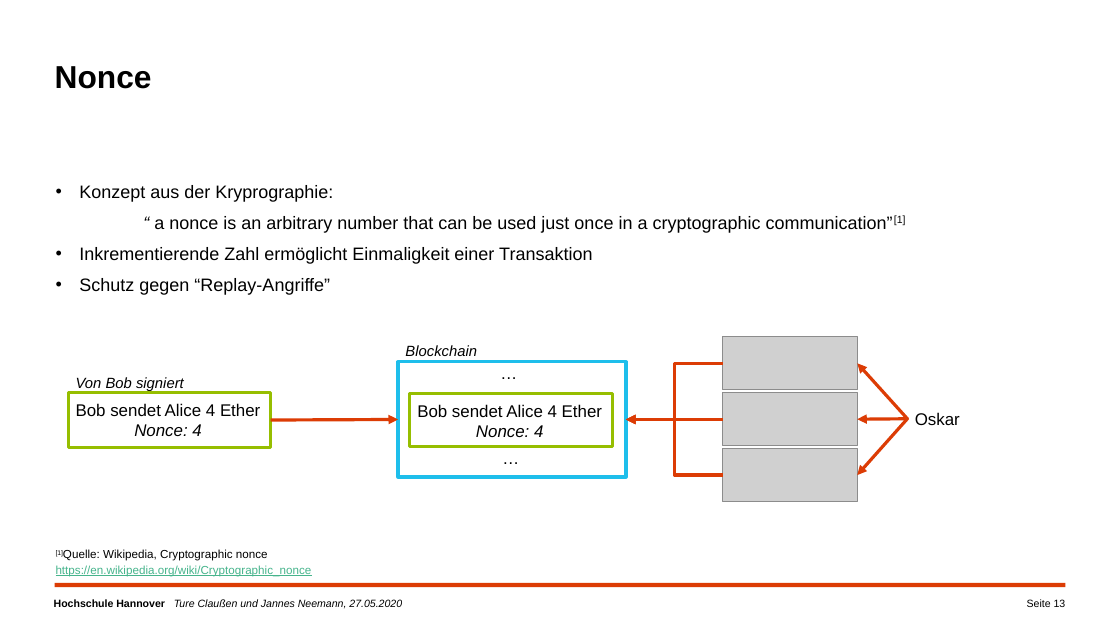
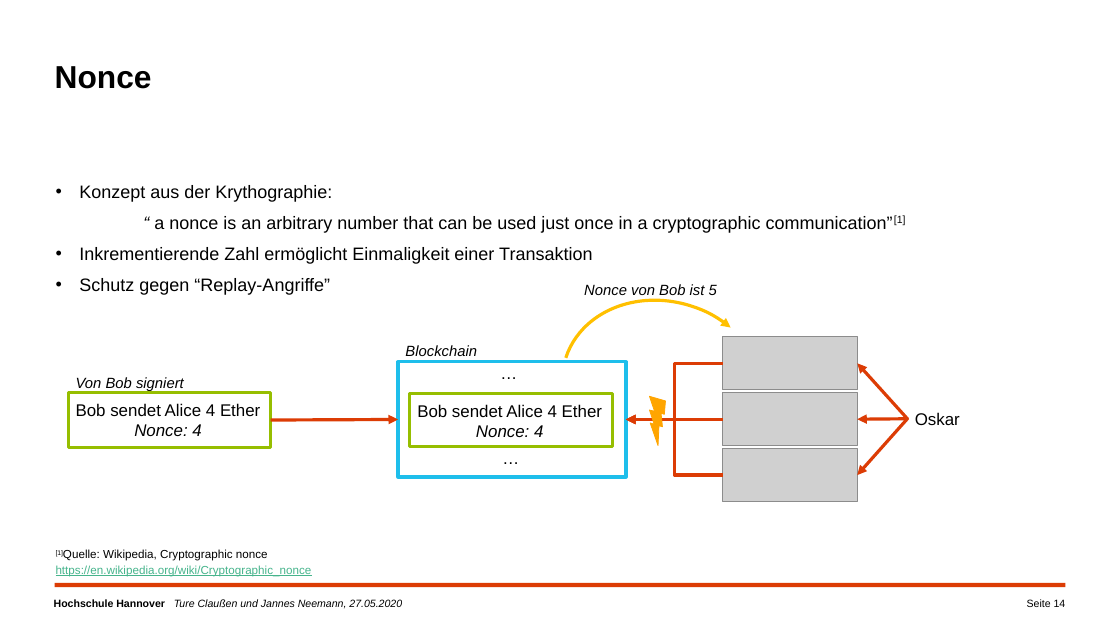
Before and after one commit to campfireman/SEM-ethereum-transactions, a slide deck: slide 14 of Ethereum_Präsentation_Jannes/Ethereum-Transaktionen.pptx (slide 13 before the commit). Drawn at 1120x630 pixels with LibreOffice and Linux fonts; fonts in the diff are those of the drawing; grey boxes stand for pictures; background and template pictures are left out. Boxes give left, top, right and bottom in pixels: in the first picture for what was removed or moved away, otherwise in the second. Text is boxed around its words. In the diff, an @@ line names an element or a change of style, - is before the commit and + after.

```diff
--- a/Ethereum_Präsentation_Jannes/Ethereum-Transaktionen.pptx
+++ b/Ethereum_Präsentation_Jannes/Ethereum-Transaktionen.pptx
@@ text at [79, 185, 332, 202]: text changed @@
-• Konzept aus der Kryprographie:
+• Konzept aus der Krythographie:
@@ arc (boxed as its full ellipse) added at [538, 274, 790, 506], outline #FFC000 3 pt @@
@@ text added at [584, 284, 717, 299], 14 pt, text #000000, italic @@
+Nonce von Bob ist 5
@@ lightning bolt added at [629, 391, 684, 446], fill #FFA500, outline #FFA500 0.75 pt @@
@@ page number at [1027, 599, 1066, 607]: text changed @@
-Seite 13
+Seite 14
```
Also in this commit, not shown: 10 other slides changed, 2 slides added, 1 other file.
